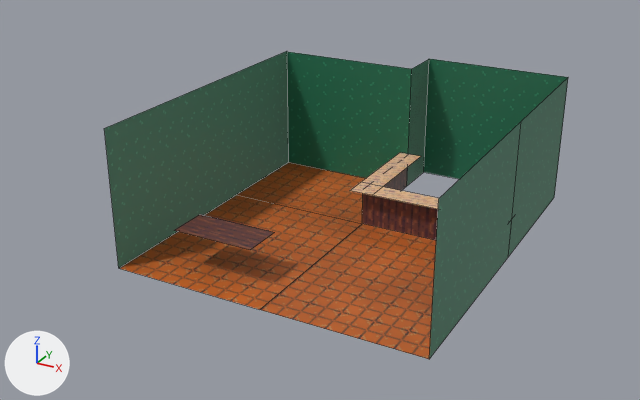
A saved change to the Blender file assets/models/escena.blend.
Before and after are seen from a camera (50 mm lens) standing at (28.7, -56.1, 31.0) and looking at (-1.3, -1.5, 3.7). The lights are fixed; the arrows at lower left show +X, +Y and +Z. Mesh edges are drawn as thin lines.

Objects in the first picture: 'Barra', 'Mesa', 'Paredes', 'Suelo'.
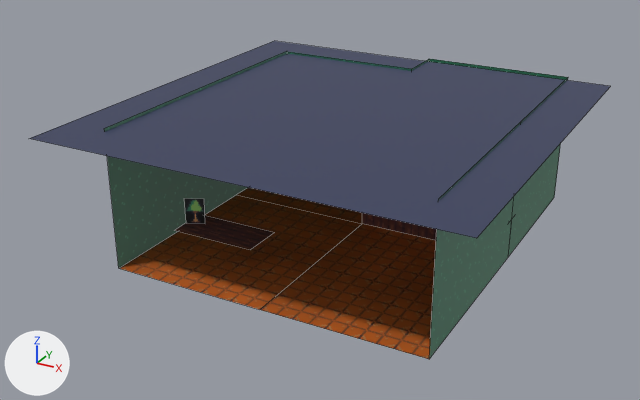
What differs and where, as boxes [x1, y1, x2, y2] in the pictures (640 x 400 px):
'Plane', added (blue): after [29, 41, 610, 238]
'Lamp', added: after [184, 198, 205, 224]
'Paredes', unchanged, covered by the edit: [104, 51, 568, 359] in both
'Barra', unchanged, covered by the edit: before [350, 153, 512, 243]; after [362, 213, 512, 243]

What changed in the scene script:
```text
Add img_lamp_png:
    img_lamp_png = load_image('lamp.png', '../textures/lamp.png', 13, 18, 'sRGB')
Add mat_ceil:
    mat_ceil = principled_material('Ceil')
    mat_ceil.base_color = (0.0381, 0.0479, 0.111)  # dark blue #373e5e
Add mat_lamp:
    mat_lamp = principled_material('Lamp')
    mat_lamp.texture = img_lamp_png
Add me_plane_006:
    me_plane_006.from_pydata([(-1.0, -1.0, 0.0), (1.0, -1.0, 0.0), (-1.0, 1.0, 0.0), (1.0, 1.0, 0.0)], [], [(0, 1, 3, 2)])
    me_plane_006.materials.append(mat_ceil)  # dark blue #373e5e
Add me_plane:
    me_plane.from_pydata(...)  # 4 vertices, 1 face; spans x -1.0..1.0, y -1.0..1.0, z 0.0
    me_plane.materials.append(mat_lamp)  # picture img_lamp_png
Add ob_plane:
    ob_plane = bpy.data.objects.new('Plane', me_plane_006)
    ob_plane.location = (0.0, 0.0, 10.65)
    ob_plane.rotation_euler = (0.0, 3.142, 0.0)  # degrees (0, 180, 0)
    ob_plane.scale = (15.9, 15.9, 15.9)
Add ob_lamp:
    ob_lamp = bpy.data.objects.new('Lamp', me_plane)
    ob_lamp.location = (-7.91, -8.51, 4.08)
    ob_lamp.rotation_euler = (1.571, 0.0, 0.447)  # degrees (90, 0, 26)
    ob_lamp.scale = (0.72, 1.0, 1.0)
```
